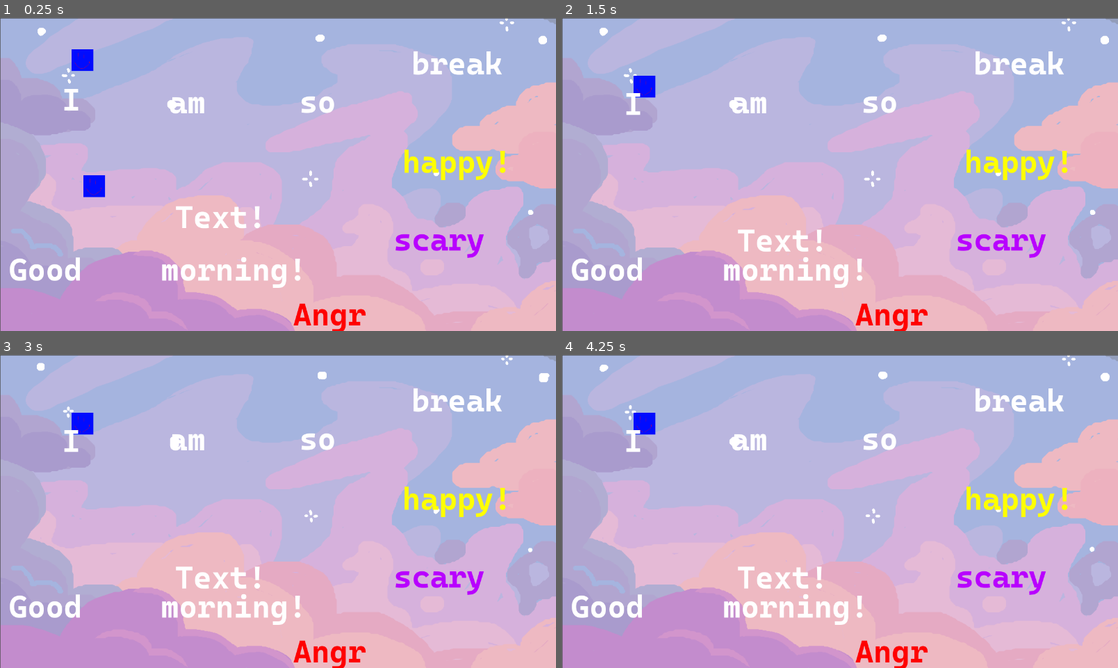
Above: before the commit, frames 1-4 (two rows, left to right).
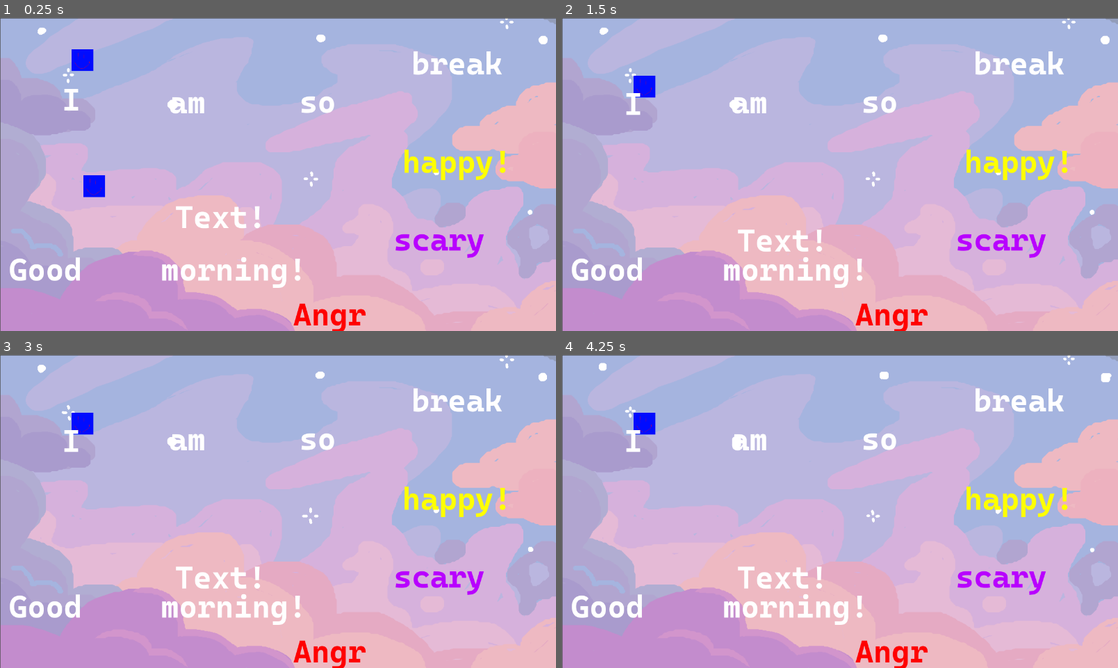
Above: after the commit, the same moments.

Repository: NitroGuy10/Chillennium2023
Game: Godot game, scene res://assets/Levels/Test_Level.tscn
Same seed, same stepped clock (60 frames per second), same inputs: the game is played once before the commit and once after it.
Inputs:
- Up to frame 1 (0.25 s): no input
- Up to frame 2 (1.5 s): hold Right (ui_right) from 0.53 s (still down); tap Up (ui_up) at 0.6, 0.77, 1.07 s; tap Shift (dash) at 1.35 s
- Up to frame 3 (3 s): tap Up (ui_up) at 1.52, 1.55, 1.82, 2.1 s; release Right (ui_right) at 2.03 s; hold Left (ui_left) 2.03-2.78 s; hold Right (ui_right) from 2.78 s (still down); tap Shift (dash) at 2.85 s
- Up to frame 4 (4.25 s): keep holding Right (ui_right); tap Up (ui_up) at 3.02, 3.05, 3.32, 3.6, 3.77, 4.07 s

The runs differ from the first frame. In frame 1, 0.1% of the frame differs, in the area x 6-99%, y 0-63%; in frame 2, 0.1%; in frame 3, 0.2%, in the area x 6-99%, y 0-64%; in frame 4, 0.1%.

Commit message:
Global variables now pog

Diff:
--- a/assets/Levels/LevelController.gd
+++ b/assets/Levels/LevelController.gd
@@ -1,6 +1,8 @@
 extends Node2D
 
 export var scenePath = "res://###"
+
+
 
 
 # Declare member variables here. Examples:
--- a/assets/Levels/Test_Level.tscn
+++ b/assets/Levels/Test_Level.tscn
@@ -49,7 +49,7 @@
 position = Vector2( 640.111, 360.25 )
 scale = Vector2( 0.666204, 0.666204 )
 frames = SubResource( 1 )
-frame = 16
+frame = 15
 playing = true
 
 [node name="Player" parent="." instance=ExtResource( 1 )]
--- a/assets/Objects/PlayerMovement.gd
+++ b/assets/Objects/PlayerMovement.gd
@@ -1,5 +1,5 @@
 extends KinematicBody2D
-
+onready var player_vars = get_node("/root/PlayerVariables")
 
 # Declare member variables here. Examples:
 # var a = 2
@@ -16,33 +16,28 @@
 var gravityscale = 1600.0
 var canDash = false
 
-var currentEmotion = "none"
-
 var velocity = Vector2()
 
 
 # Called when the node enters the scene tree for the first time.
 func _ready():
 	isPlayer2 = get_parent().isPlayer2
-	if isPlayer2:
-		otherPlayer = get_parent().get_parent().get_node("Player")
-	else:
-		otherPlayer = get_parent().get_parent().get_node("Player2")
+
 
 
 # Called every frame. 'delta' is the elapsed time since the previous frame.
 func _process(delta):
-	if currentEmotion == "happiness":
+	if player_vars.currentEmotion == "happiness":
 		$HappyParticles.emitting = true
 	else:
 		$HappyParticles.emitting = false
 
-	if currentEmotion == "anger":
+	if player_vars.currentEmotion == "anger":
 		$AngerParticles.emitting = true
 	else:
 		$AngerParticles.emitting = false
 
-	if currentEmotion == "fear" and canDash:
+	if player_vars.currentEmotion == "fear" and canDash:
 		$DashParticles.emitting = true
 	else:
 		$DashParticles.emitting = false
@@ -81,10 +76,10 @@
 		velocity.y = max(velocity.y, 0)
 
 	if actually_is_on_floor():
-		if currentEmotion == "fear":
+		if player_vars.currentEmotion == "fear":
 			canDash = true
 		if is_pressed_for_me("ui_up"):
-			if currentEmotion == "happiness":
+			if player_vars.currentEmotion == "happiness":
 				velocity.y = -happyJumpVelocity
 			else:
 				velocity.y = -jumpvelocity
@@ -107,7 +102,3 @@
 
 
 	move_and_slide(velocity, Vector2.UP)
-
-
-func _on_PlayerKinematicBody2D_newEmotion(emotion):
-	print("bingus! " + emotion)
--- /dev/null
+++ b/assets/Objects/PlayerVariables.gd
@@ -0,0 +1,5 @@
+extends Node
+
+
+
+var currentEmotion = "none"
--- a/assets/Objects/PushableWord.gd
+++ b/assets/Objects/PushableWord.gd
@@ -1,5 +1,5 @@
 extends Node2D
-
+onready var player_vars = get_node("/root/PlayerVariables")
 
 # Declare member variables here. Examples:
 # var a = 2
@@ -42,7 +42,7 @@
 	for body in $RigidBody2D/Area2D.get_overlapping_bodies():
 		if "Player" in body.name:
 			pushed = true
-			pushable = body.currentEmotion == "anger"
+			pushable = player_vars.currentEmotion == "anger"
 
 	$RigidBody2D.set_collision_layer_bit(7, pushable)
 	$RigidBody2D.set_collision_mask_bit(7, pushable)
--- a/assets/Objects/WordPlatformBreak.gd
+++ b/assets/Objects/WordPlatformBreak.gd
@@ -13,6 +13,7 @@
 var breakingFlipflop = false
 var breakingFrame = false
 var yVelocity = 0
+
 
 
 # Called when the node enters the scene tree for the first time.
--- a/assets/Objects/WordPlatformInteractableStaticBody2D.gd
+++ b/assets/Objects/WordPlatformInteractableStaticBody2D.gd
@@ -1,4 +1,5 @@
 extends Area2D
+onready var player_vars = get_node("/root/PlayerVariables")
 
 
 # Declare member variables here. Examples:
@@ -60,8 +61,7 @@
 		if "Player" in body.name:
 			if previous_pressed_status == false:
 				if root.enableEmotion:
-					body.currentEmotion = root.get_emotion()
-					body.otherPlayer.get_node("PlayerKinematicBody2D").currentEmotion = root.get_emotion()
+					player_vars.currentEmotion = root.get_emotion()
 				if playSound:
 					get_parent().get_parent().get_node("AudioStreamPlayer").play(false)
 					get_parent().get_parent().get_node("AudioStreamPlayer")
--- a/project.godot
+++ b/project.godot
@@ -13,6 +13,10 @@
 config/name="Chillennium2023"
 run/main_scene="res://assets/Levels/Test_Level.tscn"
 config/icon="res://icon.png"
+
+[autoload]
+
+PlayerVariables="*res://assets/Objects/PlayerVariables.gd"
 
 [display]
 
